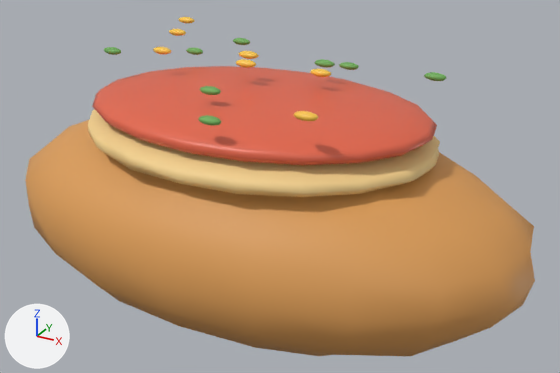
A saved change to the glTF model models/catch_breads/bread_broccoli_pizza.glb.
Before and after are seen from a 50 mm lens placed at (0.601, -1.014, 0.566), pointed at (0.033, 0.018, 0.05). Arrows for +X, +Y and +Z are at lower left; the lights stay in place. The older version comes first. Where no turn or scale is listed for an object, it has been applied to the vertices.

The first picture shows 'ふっくらした生地.013', 'チーズ.007', 'チーズ.008', 'チーズ.009', 'チーズ.010', 'チーズ.011', 'チーズ.012', 'チーズ.013', 'トマトソース', 'ブロッコリー', 'ブロッコリー.001', 'ブロッコリー.002', 'ブロッコリー.003', 'ブロッコリー.004', 'ブロッコリー.005', 'ブロッコリー.006', 'ブロッコリー.007', '具材を載せるくぼみ.010'.
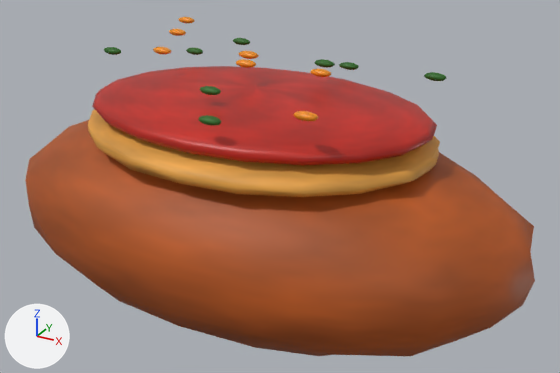
What differs and where, as boxes [x1, y1, x2, y2] in the pictures (560 x 373 px):
'ふっくらした生地.013', surface changed (orange to brown)
    both: [25, 120, 535, 356]
'トマトソース', surface changed (darker)
    both: [92, 66, 437, 165]
'具材を載せるくぼみ.010', surface changed (beige to orange)
    both: [88, 109, 440, 197]
'チーズ.010', surface changed
    both: [293, 111, 319, 121]
'ブロッコリー.005', surface changed (darker)
    both: [198, 115, 222, 126]
'ブロッコリー.001', surface changed
    both: [424, 72, 447, 81]
'ブロッコリー.004', surface changed
    both: [200, 86, 221, 95]
'チーズ.013', surface changed
    both: [310, 69, 331, 77]
'チーズ.008', surface changed
    both: [236, 59, 256, 68]
'チーズ.007', surface changed
    both: [239, 51, 259, 59]
'ブロッコリー', surface changed
    both: [314, 59, 335, 68]
'ブロッコリー.003', surface changed
    both: [339, 62, 359, 70]
'チーズ.009', surface changed
    both: [153, 47, 171, 54]
'ブロッコリー.002', surface changed
    both: [104, 47, 121, 55]
'ブロッコリー.006', surface changed
    both: [233, 38, 250, 45]
'チーズ.011', surface changed
    both: [169, 29, 186, 36]
'ブロッコリー.007', surface changed
    both: [186, 48, 203, 55]
'チーズ.012', surface changed
    both: [178, 17, 195, 23]

The change, as a diff of the scene's bpy script:
```diff
--- a/models/catch_breads/bread_broccoli_pizza.glb.py
+++ b/models/catch_breads/bread_broccoli_pizza.glb.py
@@ img_material_10 @@
+img_material_10 = load_image('material_10', '_unpacked/material_10', 64, 64, 'sRGB')
@@ img_material_09 @@
+img_material_09 = load_image('material_09', '_unpacked/material_09', 64, 64, 'sRGB')
@@ img_material_08 @@
+img_material_08 = load_image('material_08', '_unpacked/material_08', 64, 64, 'sRGB')
@@ img_material_03 @@
+img_material_03 = load_image('material_03', '_unpacked/material_03', 64, 64, 'sRGB')
@@ img_material_02 @@
+img_material_02 = load_image('material_02', '_unpacked/material_02', 64, 64, 'sRGB')
@@ mat_焼きたての山吹色 @@
 mat_焼きたての山吹色 = principled_material('焼きたての山吹色')
-mat_焼きたての山吹色.base_color = (0.72, 0.34, 0.095)  # orange #dd9e57
+mat_焼きたての山吹色.texture = img_material_02
 mat_焼きたての山吹色.roughness = 0.58
@@ mat_薄焼きの生地 @@
 mat_薄焼きの生地 = principled_material('薄焼きの生地')
-mat_薄焼きの生地.base_color = (0.92, 0.65, 0.27)  # beige #f6d38e
+mat_薄焼きの生地.texture = img_material_03
 mat_薄焼きの生地.roughness = 0.58
@@ mat_トマト_ジャム @@
 mat_トマト_ジャム = principled_material('トマト・ジャム')
-mat_トマト_ジャム.base_color = (0.77, 0.13, 0.065)  # red #e36548
+mat_トマト_ジャム.texture = img_material_08
 mat_トマト_ジャム.roughness = 0.42
@@ mat_青菜_ハーブ @@
 mat_青菜_ハーブ = principled_material('青菜・ハーブ')
-mat_青菜_ハーブ.base_color = (0.16, 0.42, 0.1)  # green #6fad59
+mat_青菜_ハーブ.texture = img_material_09
 mat_青菜_ハーブ.roughness = 0.58
@@ mat_溶けたチーズ @@
 mat_溶けたチーズ = principled_material('溶けたチーズ')
-mat_溶けたチーズ.base_color = (0.99, 0.59, 0.07)  # yellow #feca4b
+mat_溶けたチーズ.texture = img_material_10
 mat_溶けたチーズ.roughness = 0.44
```
